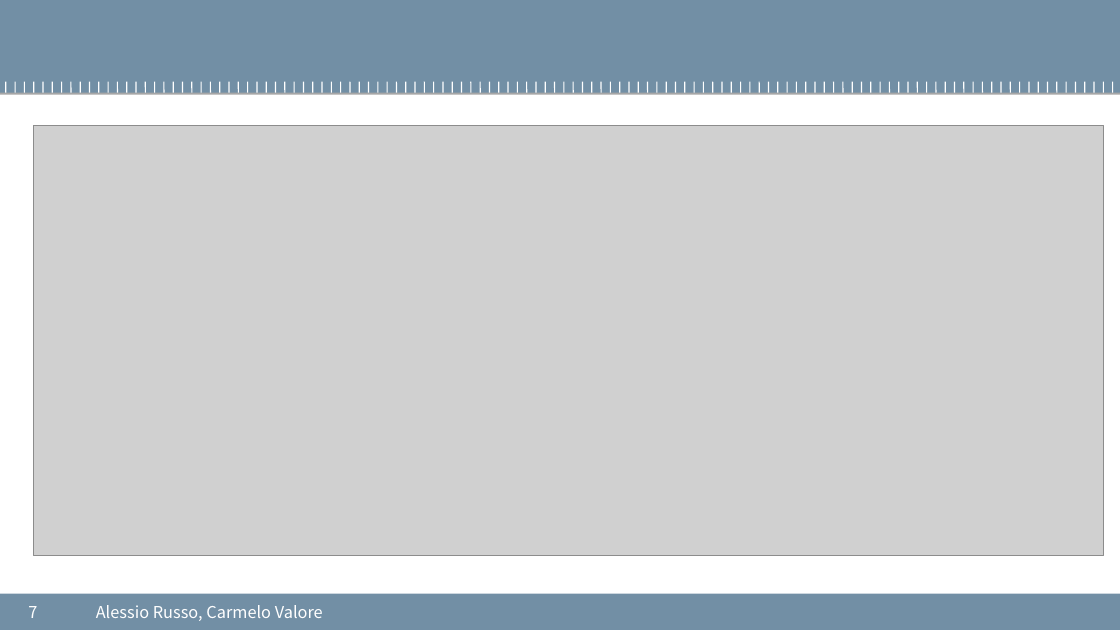
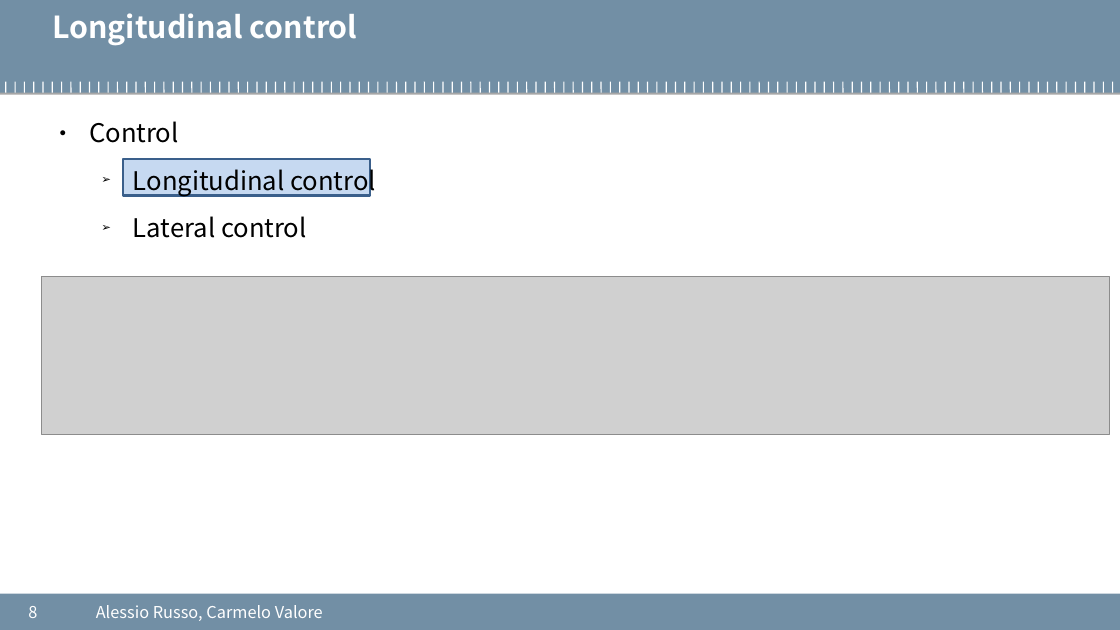
Before and after one commit to cvalore/mida2-project, a slide deck: slide 8 of presentations/20200824_meeting5.pptx (slide 7 before the commit). Drawn at 1120x630 pixels with LibreOffice and Linux fonts; fonts in the diff are those of the drawing; grey boxes stand for pictures; background and template pictures are left out. Boxes give left, top, right and bottom in pixels: in the first picture for what was removed or moved away, otherwise in the second. Text is boxed around its words. In the diff, an @@ line names an element or a change of style, - is before the commit and + after.

Commit message:
up

```diff
--- a/presentations/20200824_meeting5.pptx
+++ b/presentations/20200824_meeting5.pptx
@@ text added at <box>52,13,358,46</box>, 26 pt, text #FFFFFF, bold @@
+Longitudinal control
@@ picture removed at <box>33,125,1104,555</box> @@
@@ text added at <box>89,121,376,238</box>, 22 pt, text #000000 @@
+● Control
+  ➢ Longitudinal control
+  ➢ Lateral control
@@ rectangle added at <box>123,160,370,196</box>, fill #C6D9F1, outline #3A5F8C 2 pt @@
@@ picture added at <box>42,276,1110,434</box> @@
@@ page number at <box>28,606,37,618</box>: text changed @@
-7
+8
```
Also in this commit, not shown: 4 other slides changed, 7 slides added, 6 slides removed.
